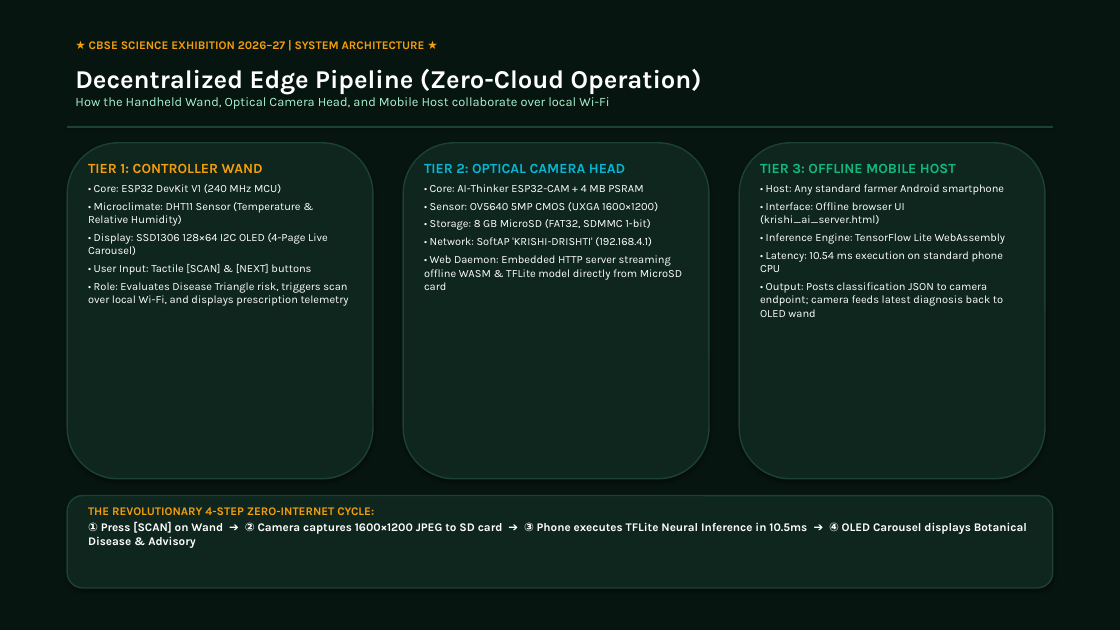
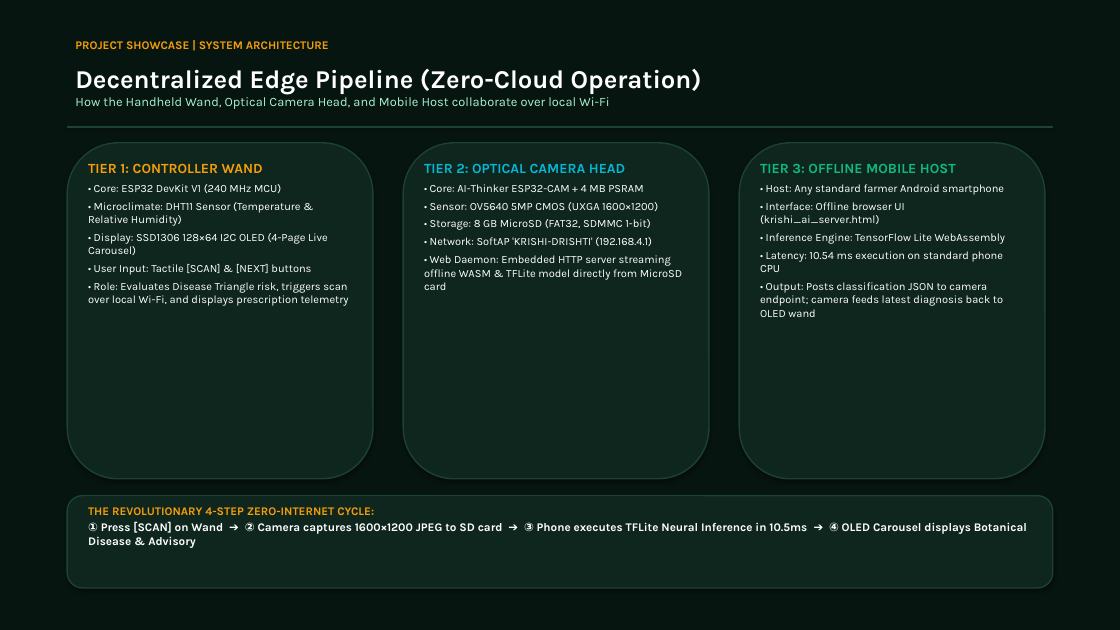
Before and after one commit to gautamkr0104/KRISHI-DRISHTI, a slide deck: slide 4 of docs/KRISHI_DRISHTI_Exhibition_Presentation.pptx. Drawn at 1120x630 pixels with LibreOffice and Linux fonts; fonts in the diff are those of the drawing. Boxes give left, top, right and bottom in pixels: in the first picture for what was removed or moved away, otherwise in the second. Text is boxed around its words. In the diff, an @@ line names an element or a change of style, - is before the commit and + after.

```diff
--- a/docs/KRISHI_DRISHTI_Exhibition_Presentation.pptx
+++ b/docs/KRISHI_DRISHTI_Exhibition_Presentation.pptx
@@ text at <box>75,41,329,49</box>: text changed @@
-★ CBSE SCIENCE EXHIBITION 2026–27 | SYSTEM ARCHITECTURE ★
+PROJECT SHOWCASE | SYSTEM ARCHITECTURE
```
Also in this commit, not shown: 9 other slides changed, 1 other file.
